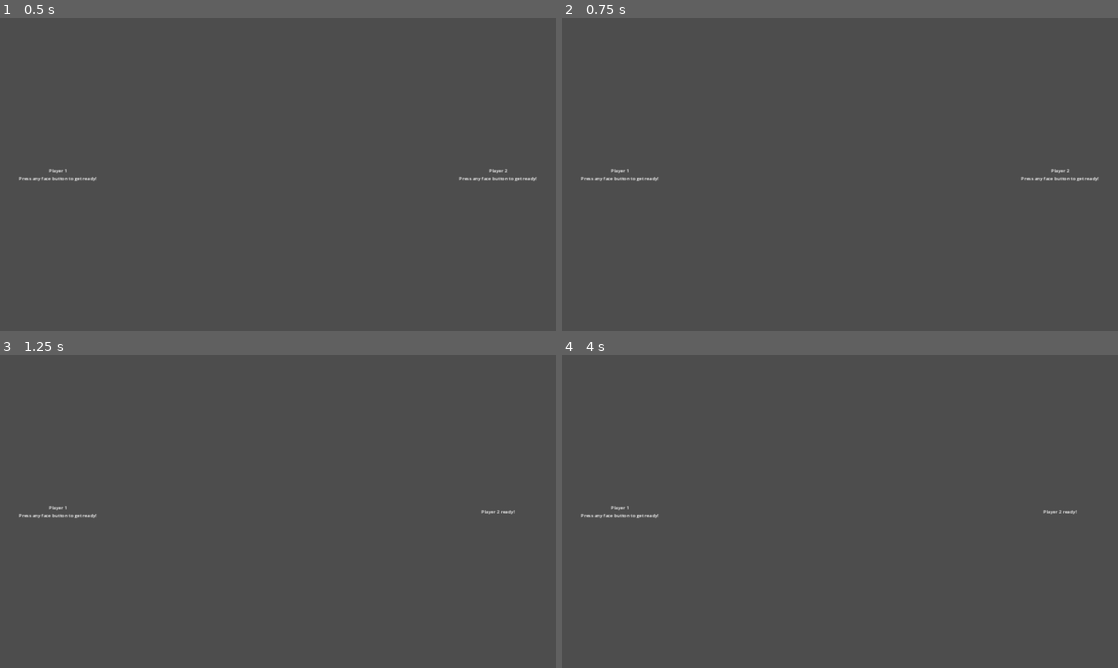
Above: before the commit, frames 1-4 (two rows, left to right).
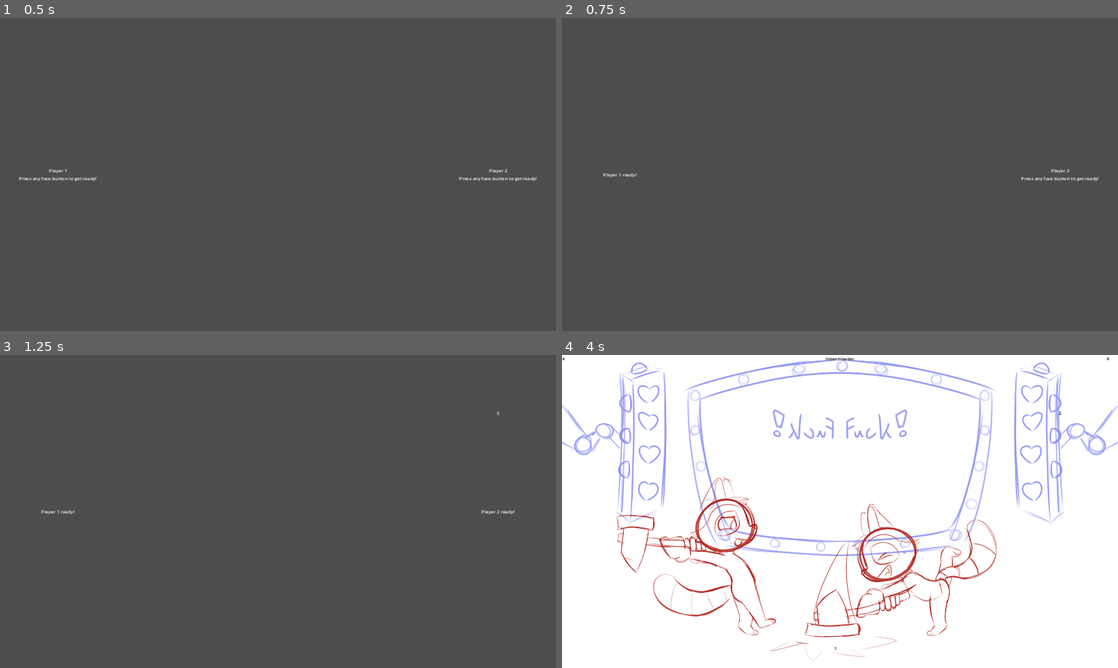
Above: after the commit, the same moments.

Repository: AidanOG/RuckusWare
Game: Godot game, scene res://Start Screen/start_screen.tscn
Two runs of this game, one before a commit and one after it. Both use one fixed random seed, a clock stepped at 60 frames per second and the inputs below. The engine's default icon, where the game draws it, is replaced by a stand-in: a white triangle on a blue panel in a dark square.
Inputs:
- Up to frame 1 (0.5 s): no input
- Up to frame 2 (0.75 s): tap Enter at 0.5 s; hold D (move_right_0, bound only after the commit) from 0.53 s (still down); hold Ctrl (any_button_0, bound only after the commit) from 0.53 s (still down)
- Up to frame 3 (1.25 s): keep holding D (move_right_0, bound only after the commit); keep holding Ctrl (any_button_0, bound only after the commit); tap Shift (any_button_1) at 0.8 s
- Up to frame 4 (4 s): tap Enter every 0.75 s from 1.25 to 3.5 s; release D (move_right_0, bound only after the commit) at 1.28 s; release Ctrl (any_button_0, bound only after the commit) at 1.28 s; hold S (move_down_0, bound only after the commit) 1.28-2.03 s; tap Shift (any_button_1) at 1.35, 2.3, 2.85, 3.8 s; tap Ctrl (any_button_0, bound only after the commit) at 1.55, 3.05 s; hold D (move_right_0, bound only after the commit) 2.03-2.78 s; hold Ctrl (any_button_0, bound only after the commit) 2.03-2.78 s; hold W (move_up_0, bound only after the commit) 2.78-3.53 s; hold A (move_left_0, bound only after the commit) from 3.53 s (still down); hold Ctrl (any_button_0, bound only after the commit) from 3.53 s (still down)

Frame 1 is identical in both runs. In frame 2, 0.2% of the frame differs, in the area x 3-18%, y 48-53%; in frame 3, 0.2%; in frame 4, 100%, in the area x 0-100%, y 0-100%.

Commit message:
added screen boundary collisions and swing cooldown logic for not a bug game

Diff:
--- a/Main Game/Microgames/GameNotABug/game_not_a_bug.tscn
+++ b/Main Game/Microgames/GameNotABug/game_not_a_bug.tscn
@@ -33,6 +33,8 @@
 }]
 
 [sub_resource type="RectangleShape2D" id="RectangleShape2D_3i1jw"]
+
+[sub_resource type="RectangleShape2D" id="RectangleShape2D_syepj"]
 
 [node name="GameNotABug" type="Node" node_paths=PackedStringArray("transition_rect", "game_timer", "tick_timer_1", "tick_timer_2", "tick_timer_3", "early_finish_timer_1", "early_finish_timer_2", "early_finish_timer_3", "game_music", "tick", "timer_bar")]
 script = ExtResource("1_vh1yf")
@@ -87,10 +89,11 @@
 grow_vertical = 2
 show_percentage = false
 
-[node name="Swatter1" type="CharacterBody2D" parent="."]
+[node name="Swatter1" type="CharacterBody2D" parent="." node_paths=PackedStringArray("swat_cooldown_timer")]
 position = Vector2(640, 540)
-collision_mask = 0
+collision_mask = 2
 script = ExtResource("3_7qhjw")
+swat_cooldown_timer = NodePath("SwatCooldownTimer")
 
 [node name="AnimatedSprite2D" type="AnimatedSprite2D" parent="Swatter1"]
 scale = Vector2(1.5, 1.5)
@@ -100,10 +103,20 @@
 scale = Vector2(10, 10)
 shape = SubResource("RectangleShape2D_ctjvn")
 
-[node name="Swatter2" type="CharacterBody2D" parent="."]
+[node name="Area2D" type="Area2D" parent="Swatter1"]
+
+[node name="CollisionShape2D" type="CollisionShape2D" parent="Swatter1/Area2D"]
+scale = Vector2(10, 10)
+shape = SubResource("RectangleShape2D_ctjvn")
+
+[node name="SwatCooldownTimer" type="Timer" parent="Swatter1"]
+one_shot = true
+
+[node name="Swatter2" type="CharacterBody2D" parent="." node_paths=PackedStringArray("swat_cooldown_timer")]
 position = Vector2(1280, 540)
-collision_mask = 0
+collision_mask = 2
 script = ExtResource("5_7m6i4")
+swat_cooldown_timer = NodePath("SwatCooldownTimer")
 
 [node name="AnimatedSprite2D" type="AnimatedSprite2D" parent="Swatter2"]
 scale = Vector2(1.5, 1.5)
@@ -112,6 +125,15 @@
 [node name="CollisionShape2D" type="CollisionShape2D" parent="Swatter2"]
 scale = Vector2(10, 10)
 shape = SubResource("RectangleShape2D_3i1jw")
+
+[node name="Area2D" type="Area2D" parent="Swatter2"]
+
+[node name="CollisionShape2D" type="CollisionShape2D" parent="Swatter2/Area2D"]
+scale = Vector2(10, 10)
+shape = SubResource("RectangleShape2D_3i1jw")
+
+[node name="SwatCooldownTimer" type="Timer" parent="Swatter2"]
+one_shot = true
 
 [node name="GameTimer" type="Timer" parent="."]
 one_shot = true
@@ -142,6 +164,42 @@
 process_mode = 3
 stream = ExtResource("4_novgu")
 volume_db = 8.0
+
+[node name="WallBottom" type="StaticBody2D" parent="."]
+position = Vector2(960, 1180)
+collision_layer = 2
+collision_mask = 0
+
+[node name="CollisionShape2D" type="CollisionShape2D" parent="WallBottom"]
+scale = Vector2(100, 10)
+shape = SubResource("RectangleShape2D_syepj")
+
+[node name="WallTop" type="StaticBody2D" parent="."]
+position = Vector2(960, -100)
+collision_layer = 2
+collision_mask = 0
+
+[node name="CollisionShape2D" type="CollisionShape2D" parent="WallTop"]
+scale = Vector2(100, 10)
+shape = SubResource("RectangleShape2D_syepj")
+
+[node name="WallLeft" type="StaticBody2D" parent="."]
+position = Vector2(-100, 540)
+collision_layer = 2
+collision_mask = 0
+
+[node name="CollisionShape2D" type="CollisionShape2D" parent="WallLeft"]
+scale = Vector2(10, 80)
+shape = SubResource("RectangleShape2D_syepj")
+
+[node name="WallRight" type="StaticBody2D" parent="."]
+position = Vector2(2020, 540)
+collision_layer = 2
+collision_mask = 0
+
+[node name="CollisionShape2D" type="CollisionShape2D" parent="WallRight"]
+scale = Vector2(10, 80)
+shape = SubResource("RectangleShape2D_syepj")
 
 [connection signal="timeout" from="GameTimer" to="." method="_on_game_timer_timeout"]
 [connection signal="timeout" from="TickTimer1" to="." method="_on_tick_timer_1_timeout"]
--- a/Main Game/Microgames/GameNotABug/swatter1.gd
+++ b/Main Game/Microgames/GameNotABug/swatter1.gd
@@ -1,17 +1,23 @@
 extends CharacterBody2D
 
+@export var swat_cooldown_timer: Timer
 
 var SPEED = 1000.0 * GameManager.game_speed
 
 
 func _physics_process(delta):
-	# Get the input direction and handle the movement/deceleration.
-	# As good practice, you should replace UI actions with custom gameplay actions.
-	var direction = Input.get_vector("move_left_0", "move_right_0", "move_up_0", "move_down_0")
-	if direction:
-		velocity = direction * SPEED
-	else:
-		velocity.x = move_toward(velocity.x, 0, SPEED)
-		velocity.y = move_toward(velocity.y, 0, SPEED)
+	if swat_cooldown_timer.get_time_left() <= 0:
 
-	move_and_slide()
+		if Input.is_action_just_pressed("any_button_0"):
+			swat_cooldown_timer.wait_time = 0.5/GameManager.game_speed
+			swat_cooldown_timer.start()
+		# Get the input direction and handle the movement/deceleration.
+		# As good practice, you should replace UI actions with custom gameplay actions.
+		var direction = Input.get_vector("move_left_0", "move_right_0", "move_up_0", "move_down_0")
+		if direction:
+			velocity = direction * SPEED
+		else:
+			velocity.x = move_toward(velocity.x, 0, SPEED)
+			velocity.y = move_toward(velocity.y, 0, SPEED)
+
+		move_and_slide()
--- a/Main Game/Microgames/GameNotABug/swatter2.gd
+++ b/Main Game/Microgames/GameNotABug/swatter2.gd
@@ -1,17 +1,23 @@
 extends CharacterBody2D
 
+@export var swat_cooldown_timer: Timer
 
 var SPEED = 1000.0 * GameManager.game_speed
 
 
 func _physics_process(delta):
-	# Get the input direction and handle the movement/deceleration.
-	# As good practice, you should replace UI actions with custom gameplay actions.
-	var direction = Input.get_vector("move_left_1", "move_right_1", "move_up_1", "move_down_1")
-	if direction:
-		velocity = direction * SPEED
-	else:
-		velocity.x = move_toward(velocity.x, 0, SPEED)
-		velocity.y = move_toward(velocity.y, 0, SPEED)
+	if swat_cooldown_timer.get_time_left() <= 0:
 
-	move_and_slide()
+		if Input.is_action_just_pressed("any_button_1"):
+			swat_cooldown_timer.wait_time = 0.5/GameManager.game_speed
+			swat_cooldown_timer.start()
+		# Get the input direction and handle the movement/deceleration.
+		# As good practice, you should replace UI actions with custom gameplay actions.
+		var direction = Input.get_vector("move_left_1", "move_right_1", "move_up_1", "move_down_1")
+		if direction:
+			velocity = direction * SPEED
+		else:
+			velocity.x = move_toward(velocity.x, 0, SPEED)
+			velocity.y = move_toward(velocity.y, 0, SPEED)
+
+		move_and_slide()
--- a/project.godot
+++ b/project.godot
@@ -38,24 +38,28 @@
 "deadzone": 0.5,
 "events": [Object(InputEventJoypadButton,"resource_local_to_scene":false,"resource_name":"","device":0,"button_index":14,"pressure":0.0,"pressed":true,"script":null)
 , Object(InputEventJoypadMotion,"resource_local_to_scene":false,"resource_name":"","device":0,"axis":0,"axis_value":1.0,"script":null)
+, Object(InputEventKey,"resource_local_to_scene":false,"resource_name":"","device":-1,"window_id":0,"alt_pressed":false,"shift_pressed":false,"ctrl_pressed":false,"meta_pressed":false,"pressed":false,"keycode":0,"physical_keycode":68,"key_label":0,"unicode":100,"echo":false,"script":null)
 ]
 }
 move_left_0={
 "deadzone": 0.5,
 "events": [Object(InputEventJoypadButton,"resource_local_to_scene":false,"resource_name":"","device":0,"button_index":13,"pressure":0.0,"pressed":true,"script":null)
 , Object(InputEventJoypadMotion,"resource_local_to_scene":false,"resource_name":"","device":0,"axis":0,"axis_value":-1.0,"script":null)
+, Object(InputEventKey,"resource_local_to_scene":false,"resource_name":"","device":-1,"window_id":0,"alt_pressed":false,"shift_pressed":false,"ctrl_pressed":false,"meta_pressed":false,"pressed":false,"keycode":0,"physical_keycode":65,"key_label":0,"unicode":97,"echo":false,"script":null)
 ]
 }
 move_up_0={
 "deadzone": 0.5,
 "events": [Object(InputEventJoypadButton,"resource_local_to_scene":false,"resource_name":"","device":0,"button_index":11,"pressure":0.0,"pressed":true,"script":null)
 , Object(InputEventJoypadMotion,"resource_local_to_scene":false,"resource_name":"","device":0,"axis":1,"axis_value":-1.0,"script":null)
+, Object(InputEventKey,"resource_local_to_scene":false,"resource_name":"","device":-1,"window_id":0,"alt_pressed":false,"shift_pressed":false,"ctrl_pressed":false,"meta_pressed":false,"pressed":false,"keycode":0,"physical_keycode":87,"key_label":0,"unicode":119,"echo":false,"script":null)
 ]
 }
 move_down_0={
 "deadzone": 0.5,
 "events": [Object(InputEventJoypadButton,"resource_local_to_scene":false,"resource_name":"","device":0,"button_index":12,"pressure":0.0,"pressed":true,"script":null)
 , Object(InputEventJoypadMotion,"resource_local_to_scene":false,"resource_name":"","device":0,"axis":1,"axis_value":1.0,"script":null)
+, Object(InputEventKey,"resource_local_to_scene":false,"resource_name":"","device":-1,"window_id":0,"alt_pressed":false,"shift_pressed":false,"ctrl_pressed":false,"meta_pressed":false,"pressed":false,"keycode":0,"physical_keycode":83,"key_label":0,"unicode":115,"echo":false,"script":null)
 ]
 }
 right_button_0={
@@ -82,24 +86,28 @@
 "deadzone": 0.5,
 "events": [Object(InputEventJoypadButton,"resource_local_to_scene":false,"resource_name":"","device":1,"button_index":14,"pressure":0.0,"pressed":true,"script":null)
 , Object(InputEventJoypadMotion,"resource_local_to_scene":false,"resource_name":"","device":1,"axis":0,"axis_value":1.0,"script":null)
+, Object(InputEventKey,"resource_local_to_scene":false,"resource_name":"","device":-1,"window_id":0,"alt_pressed":false,"shift_pressed":false,"ctrl_pressed":false,"meta_pressed":false,"pressed":false,"keycode":0,"physical_keycode":4194321,"key_label":0,"unicode":0,"echo":false,"script":null)
 ]
 }
 move_left_1={
 "deadzone": 0.5,
 "events": [Object(InputEventJoypadButton,"resource_local_to_scene":false,"resource_name":"","device":1,"button_index":13,"pressure":0.0,"pressed":true,"script":null)
 , Object(InputEventJoypadMotion,"resource_local_to_scene":false,"resource_name":"","device":1,"axis":0,"axis_value":-1.0,"script":null)
+, Object(InputEventKey,"resource_local_to_scene":false,"resource_name":"","device":-1,"window_id":0,"alt_pressed":false,"shift_pressed":false,"ctrl_pressed":false,"meta_pressed":false,"pressed":false,"keycode":0,"physical_keycode":4194319,"key_label":0,"unicode":0,"echo":false,"script":null)
 ]
 }
 move_up_1={
 "deadzone": 0.5,
 "events": [Object(InputEventJoypadButton,"resource_local_to_scene":false,"resource_name":"","device":1,"button_index":11,"pressure":0.0,"pressed":true,"script":null)
 , Object(InputEventJoypadMotion,"resource_local_to_scene":false,"resource_name":"","device":1,"axis":1,"axis_value":-1.0,"script":null)
+, Object(InputEventKey,"resource_local_to_scene":false,"resource_name":"","device":-1,"window_id":0,"alt_pressed":false,"shift_pressed":false,"ctrl_pressed":false,"meta_pressed":false,"pressed":false,"keycode":0,"physical_keycode":4194320,"key_label":0,"unicode":0,"echo":false,"script":null)
 ]
 }
 move_down_1={
 "deadzone": 0.5,
 "events": [Object(InputEventJoypadButton,"resource_local_to_scene":false,"resource_name":"","device":1,"button_index":12,"pressure":0.0,"pressed":true,"script":null)
 , Object(InputEventJoypadMotion,"resource_local_to_scene":false,"resource_name":"","device":1,"axis":1,"axis_value":1.0,"script":null)
+, Object(InputEventKey,"resource_local_to_scene":false,"resource_name":"","device":-1,"window_id":0,"alt_pressed":false,"shift_pressed":false,"ctrl_pressed":false,"meta_pressed":false,"pressed":false,"keycode":0,"physical_keycode":4194322,"key_label":0,"unicode":0,"echo":false,"script":null)
 ]
 }
 right_button_1={
@@ -128,6 +136,7 @@
 , Object(InputEventJoypadButton,"resource_local_to_scene":false,"resource_name":"","device":0,"button_index":1,"pressure":0.0,"pressed":true,"script":null)
 , Object(InputEventJoypadButton,"resource_local_to_scene":false,"resource_name":"","device":0,"button_index":3,"pressure":0.0,"pressed":true,"script":null)
 , Object(InputEventJoypadButton,"resource_local_to_scene":false,"resource_name":"","device":0,"button_index":0,"pressure":0.0,"pressed":true,"script":null)
+, Object(InputEventKey,"resource_local_to_scene":false,"resource_name":"","device":-1,"window_id":0,"alt_pressed":false,"shift_pressed":false,"ctrl_pressed":false,"meta_pressed":false,"pressed":false,"keycode":0,"physical_keycode":4194326,"key_label":0,"unicode":0,"echo":false,"script":null)
 ]
 }
 any_button_1={
Not shown: 1 places in Main Game/Microgames/GameNotABug/game_not_a_bug.tscn that only renumber resources
